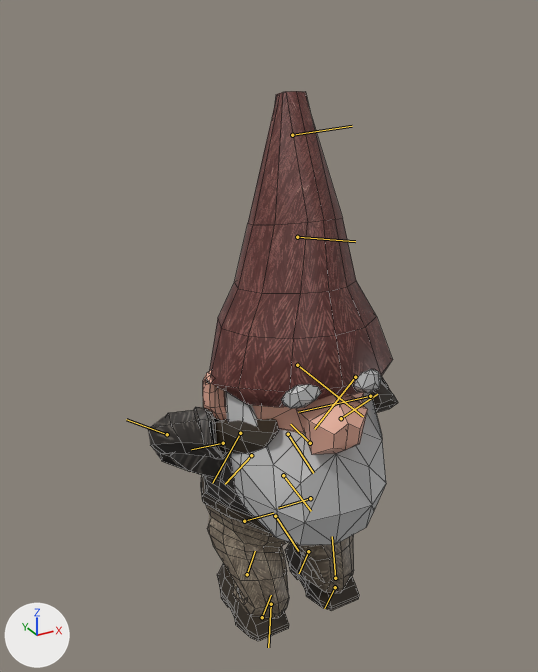
One commit to the FBX model Assets/Models/Player/PlayerRealWithAnim.fbx: the scene before it, then after it.
Before and after are seen from a 50 mm camera at (-0.567, -0.998, 1.036) aimed at (-0.015, 0.006, 0.534). The axes (+X, +Y, +Z) are drawn at lower left. The lights are the same throughout. Both versions are drawn at frame 542 of the action 'Take 001'; the numbers are the values there. The bones that bend it are drawn over the model as lines. Mesh edges are drawn as thin lines.

Names of what the first picture shows: 'TomteMeshReal:Tomte1'.
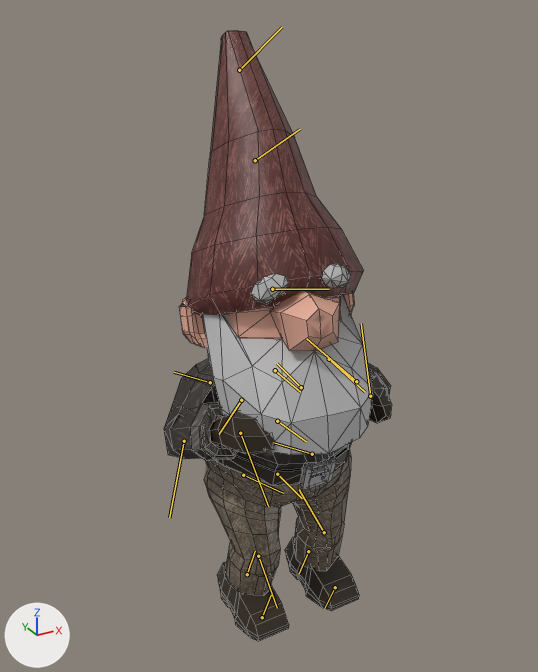
What differs and where, as boxes [x1, y1, x2, y2] in the pictures (538 x 672 px):
'TomteMeshReal:Tomte1', posed (9% narrower, 11% taller)
    before: [148, 91, 398, 641]
    after: [164, 30, 391, 642]
bone 'TomteRig_Hips', root to tip
    before: (275, 516) to (298, 551)
    after: (277, 474) to (302, 498)
bone 'TomteRig_LeftUpLeg', root to tip
    before: (310, 498) to (278, 508)
    after: (312, 454) to (273, 442)
bone 'TomteRig_LeftLeg', root to tip
    before: (335, 578) to (332, 536)
    after: (324, 532) to (299, 489)
bone 'TomteRig_RightUpLeg', root to tip
    before: (244, 521) to (273, 513)
    after: (243, 475) to (283, 493)
bone 'TomteRig_RightLeg', root to tip
    before: (271, 604) to (268, 647)
    after: (258, 556) to (277, 608)
bone 'TomteRig_LeftArm', root to tip
    before: (341, 418) to (377, 394)
    after: (329, 359) to (365, 392)
bone 'TomteRig_LeftForeArm', root to tip
    before: (355, 377) to (314, 429)
    after: (356, 381) to (306, 338)
bone 'TomteRig_RightArm', root to tip
    before: (223, 443) to (191, 449)
    after: (210, 382) to (174, 372)
bone 'TomteRig_RightForeArm', root to tip
    before: (167, 434) to (126, 419)
    after: (184, 441) to (169, 517)

The change in detail:
Bone 'TomteRig_Hips' (bone_tomterig_hips) moves from (-11.7, -0.6, 0.0) to (-1.9, 0.0, 0.0).
Bone 'TomteRig_Hips' (bone_tomterig_hips) turns from (0, 0, 15) to (0, 0, 0) degrees about its own x, y and z.
Bone 'TomteRig_LeftUpLeg' (bone_tomterig_leftupleg) turns from (-1, 1, -46) to (0, 0, -12) degrees about its own x, y and z.
Bone 'TomteRig_LeftLeg' (bone_tomterig_leftleg) turns from (-7, -4, 105) to (-1, -2, 31) degrees about its own x, y and z.
Bone 'TomteRig_LeftFoot' (bone_tomterig_leftfoot) turns from (-8, -5, -73) to (-2, 0, -19) degrees about its own x, y and z.
Bone 'TomteRig_RightUpLeg' (bone_tomterig_rightupleg) turns from (-1, 1, -46) to (0, 0, -12) degrees about its own x, y and z.
Bone 'TomteRig_RightLeg' (bone_tomterig_rightleg) turns from (-7, -4, 105) to (-1, -2, 31) degrees about its own x, y and z.
Bone 'TomteRig_RightFoot' (bone_tomterig_rightfoot) turns from (-8, -5, -73) to (-2, 0, -19) degrees about its own x, y and z.
Bone 'TomteRig_LeftArm' (bone_tomterig_leftarm) turns from (-92, 34, -61) to (6, -6, -14) degrees about its own x, y and z.
Bone 'TomteRig_LeftForeArm' (bone_tomterig_leftforearm) turns from (0, 0, 134) to (0, 0, 123) degrees about its own x, y and z.
Bone 'TomteRig_RightArm' (bone_tomterig_rightarm) turns from (-48, 61, 0) to (6, -14, 20) degrees about its own x, y and z.
Bone 'TomteRig_RightForeArm' (bone_tomterig_rightforearm) turns from (0, 0, 119) to (0, 0, 105) degrees about its own x, y and z.
